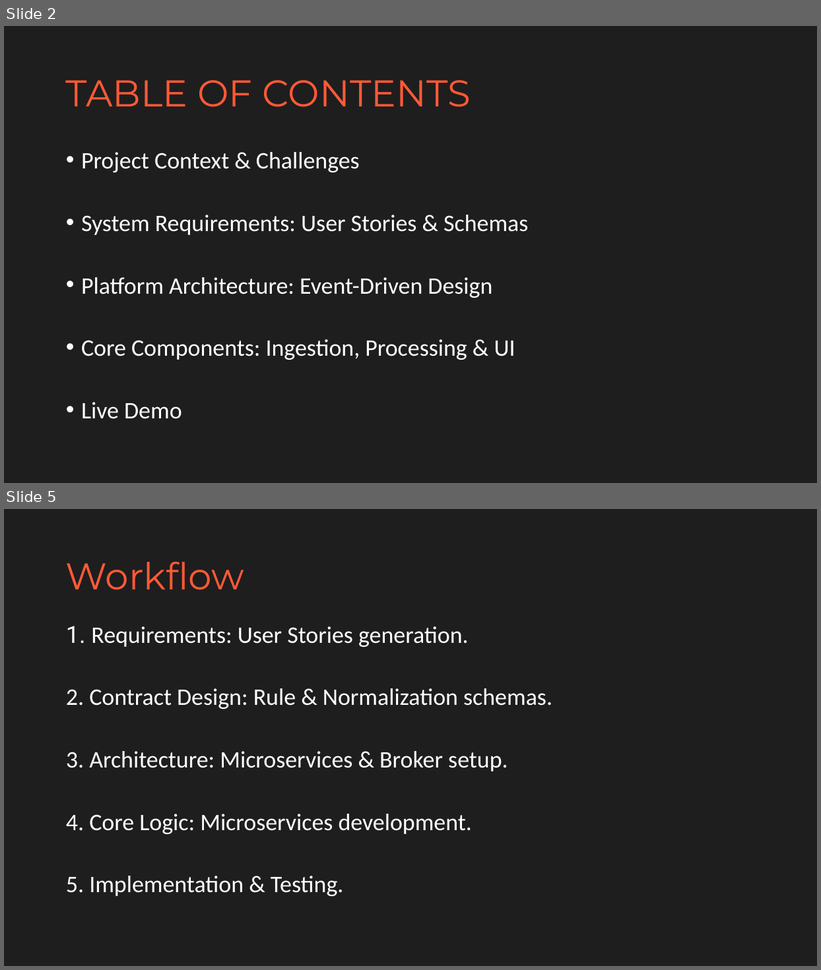
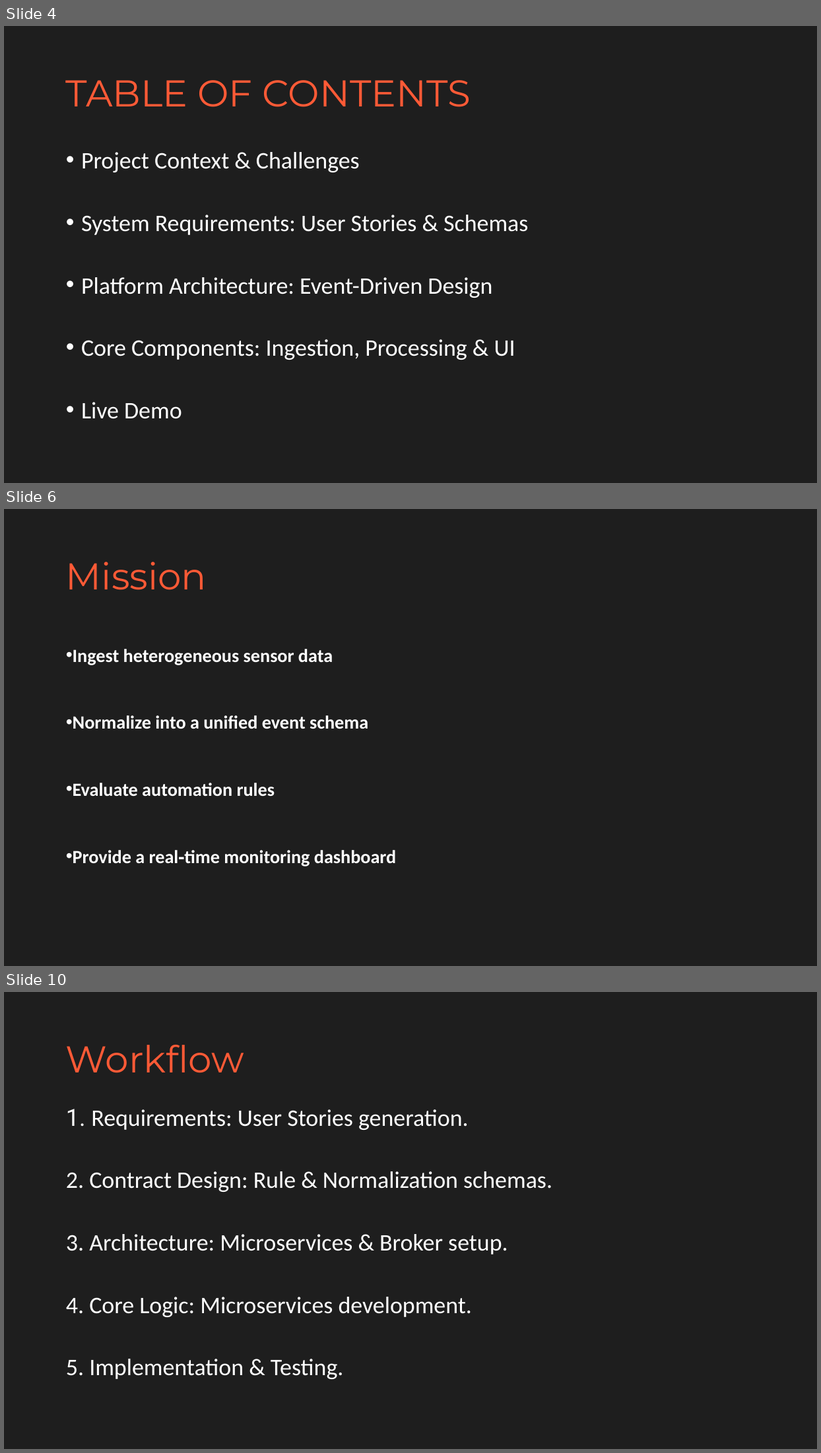
Before and after one commit to abdulkader2230150-creator/2230150_promptEngineers, a slide deck: booklets/presentation_MARS.pptx. Shown one above the other, each under a label of ours: slides 2 and 5 before the commit, slides 4, 6 and 10 after it; the slides between them are not shown. The pictures are 821x970 and 821x1453 pixels, drawn with LibreOffice and Linux fonts; fonts in the diff are those of the drawing. Boxes give left, top, right and bottom in pixels: in the first picture for what was removed or moved away, otherwise in the second. Text is boxed around its words. In the diff, an @@ line names an element or a change of style, - is before the commit and + after.

```diff
--- a/booklets/presentation_MARS.pptx
+++ b/booklets/presentation_MARS.pptx
@@ slide 6 added at bbox=[4, 509, 817, 966], background #1E1E1E @@
@@ title added at bbox=[66, 562, 207, 590], 44 pt, text #FF5A36 @@
+Mission
@@ text added at bbox=[73, 649, 396, 867], 22 pt, text #FFFFFF, bold @@
+• Ingest heterogeneous sensor data
+• Normalize into a unified event schema
+• Evaluate automation rules
+• Provide a real‑time monitoring dashboard
@@ what was slide 2 is now slide 4 @@
@@ what was slide 5 is now slide 10 @@
```
Also in this commit, not shown: 3 slides changed, 6 other slides added, 2 slides removed.
